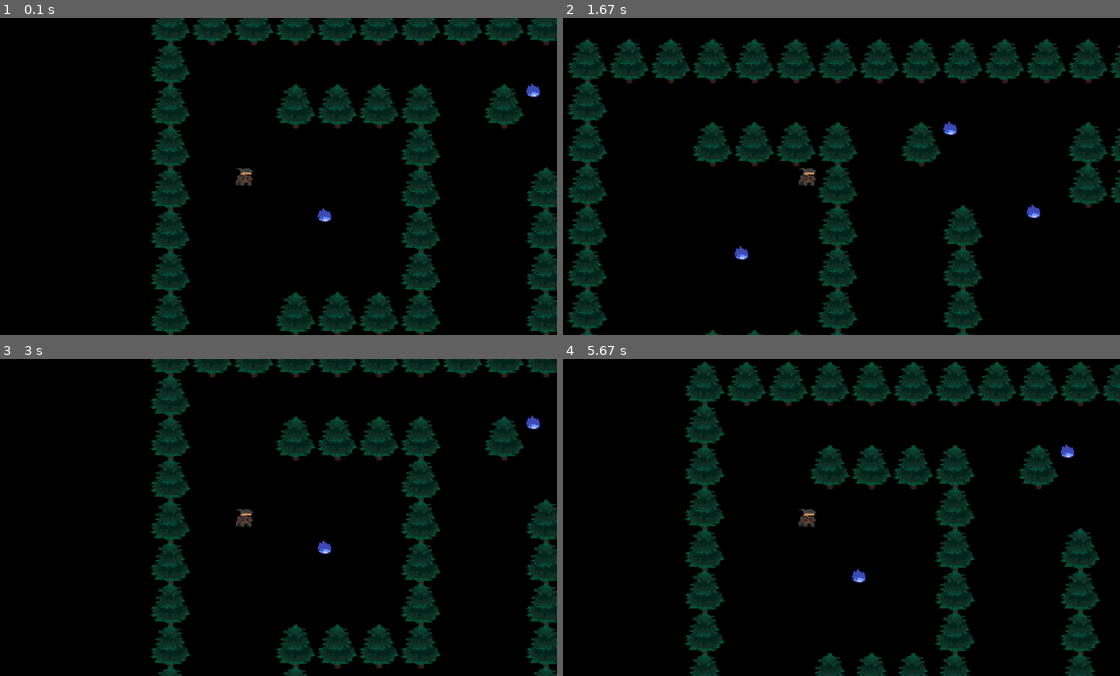
Above: before the commit, frames 1-4 (two rows, left to right).
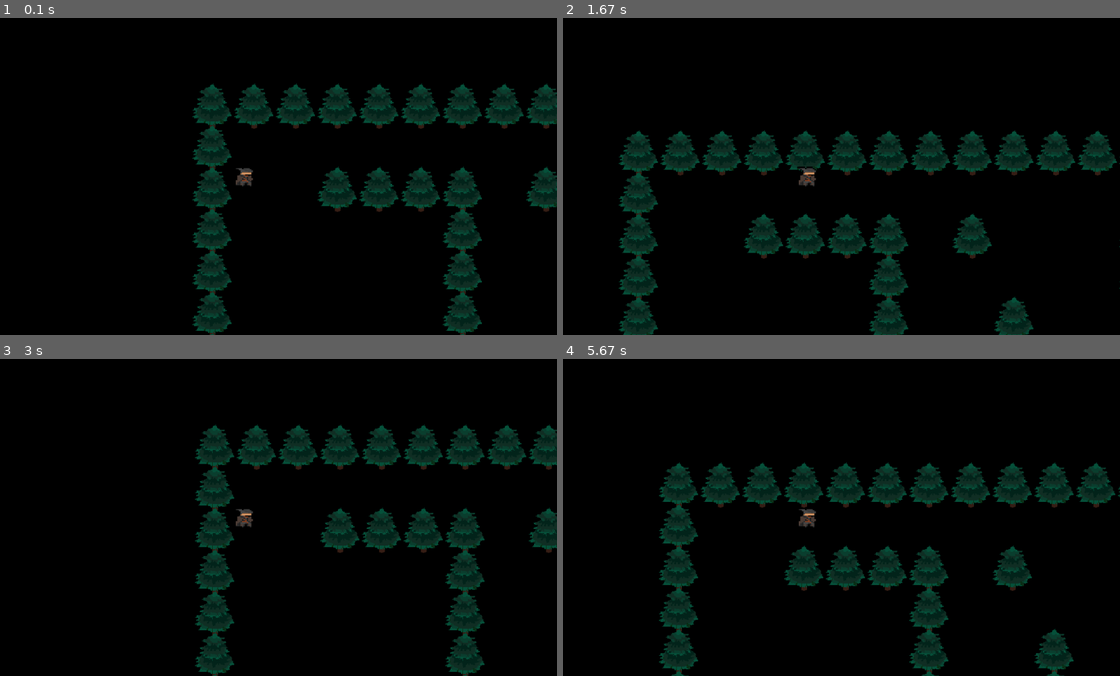
Above: after the commit, the same moments.

Repository: insper-classroom/devlife-23-1-projeto-pygame-luigi_ribolla
Game: pygame game, started from jogo.py
The game is run twice, just before and just after one commit, with the same random seed, the same clock (stepped at 60 frames per second) and the same inputs.
Inputs:
- Up to frame 1 (0.1 s): no input
- Up to frame 2 (1.67 s): hold D 0.33-0.8 s; hold W 0.83-1.13 s; hold D 1.17-1.63 s
- Up to frame 3 (3 s): hold A 1.67-2.2 s; hold S 2.23-2.53 s; hold A 2.57-2.97 s
- Up to frame 4 (5.67 s): hold W 3-3.37 s; hold D 3.4-4.03 s; hold S 4.07-4.43 s; hold A 4.47-4.93 s; hold D 4.97-5.43 s; hold W from 5.47 s (still down)

The runs differ from the first frame. In frame 1, 23% of the frame differs, in the area x 27-100%, y 0-100%; in frame 2, 29%; in frame 3, 24%; in frame 4, 29%, in the area x 17-100%, y 0-100%.

Commit message:
jogador interage com o cenario

Diff:
--- a/constantes.py
+++ b/constantes.py
@@ -6,9 +6,9 @@
 MAPA = [
 ['x','x','x','x','x','x','x','x','x','x','x','x','x','x','x','x','x','x','x','x'],
 ['x',' ',' ',' ',' ',' ',' ',' ',' ',' ',' ',' ',' ',' ',' ',' ',' ',' ',' ','x'],
-['x',' ',' ','x','x','x','x',' ','x','f',' ',' ','x','x',' ',' ',' ',' ',' ','x'],
+['x','h',' ','x','x','x','x',' ','x','f',' ',' ','x','x',' ',' ',' ',' ',' ','x'],
 ['x',' ',' ',' ',' ',' ','x',' ',' ',' ',' ',' ','x','x',' ',' ',' ',' ',' ','x'],
-['x',' ','h',' ',' ',' ','x',' ',' ','x',' ','f',' ',' ',' ',' ',' ',' ',' ','x'],
+['x',' ',' ',' ',' ',' ','x',' ',' ','x',' ','f',' ',' ',' ',' ',' ',' ',' ','x'],
 ['x',' ',' ',' ','f',' ','x',' ',' ','x',' ',' ',' ',' ',' ',' ',' ',' ',' ','x'],
 ['x',' ',' ',' ',' ',' ','x',' ',' ','x',' ',' ',' ',' ',' ','x',' ',' ',' ','x'],
 ['x',' ',' ','x','x','x','x',' ',' ','x',' ',' ',' ',' ','x',' ',' ',' ',' ','x'],
--- a/fire.py
+++ b/fire.py
@@ -1,9 +1,9 @@
-import pygame as pg
-from constantes import *
+# import pygame as pg
+# from constantes import *
 
-class Fire(pg.sprite.Sprite):
-    def __init__(self,posicao,grupos):
-        super().__init__(grupos)
-        fire = pg.image.load('docs/assets/img/fogo.png').convert_alpha()
-        self.image = pg.transform.scale(fire, (26,26)).convert_alpha()
-        self.rect = self.image.get_rect(topleft=posicao)
+# class Fire(pg.sprite.Sprite):
+#     def __init__(self,posicao,grupos):
+#         super().__init__(grupos)
+#         fire = pg.image.load('docs/assets/img/fogo.png').convert_alpha()
+#         self.image = pg.transform.scale(fire, (26,26)).convert_alpha()
+#         self.rect = self.image.get_rect(topleft=posicao)
--- a/hunter.py
+++ b/hunter.py
@@ -7,6 +7,7 @@
         hunter = pg.image.load('docs/assets/img/hunter.png').convert_alpha()
         self.image = pg.transform.scale(hunter, (38, 38))
         self.rect = self.image.get_rect(topleft = posicao)
+        self.hitbox = self.rect.inflate(0, -10)
 
         self.direcao = pg.math.Vector2() # vetor de direção
         self.vel = 5
@@ -33,26 +34,27 @@
         if self.direcao.magnitude() != 0: # se o vetor não for nulo
             self.direcao = self.direcao.normalize() # normaliza o vetor
 
-        self.rect.x += self.direcao.x * vel
+        self.hitbox.x += self.direcao.x * vel
         self.collision("x")
-        self.rect.y += self.direcao.y * vel
+        self.hitbox.y += self.direcao.y * vel
         self.collision("y")
+        self.rect.center = self.hitbox.center
 
     def collision(self, direcao):
         if direcao == "x":
             for objeto in self.objetos:
-                if objeto.rect.colliderect(self.rect):
+                if objeto.hitbox.colliderect(self.hitbox):
                     if self.direcao.x > 0: # se estiver indo para a direita
-                        self.rect.right = objeto.rect.left
+                        self.hitbox.right = objeto.hitbox.left
                     elif self.direcao.x < 0: # se estiver indo para a esquerda
-                        self.rect.left = objeto.rect.right
+                        self.hitbox.left = objeto.hitbox.right
         if direcao == "y":
             for objeto in self.objetos:
-                if objeto.rect.colliderect(self.rect):
+                if objeto.hitbox.colliderect(self.hitbox):
                     if self.direcao.y > 0: # se estiver indo para baixo
-                        self.rect.bottom = objeto.rect.top
+                        self.hitbox.bottom = objeto.hitbox.top
                     elif self.direcao.y < 0: # se estiver indo para cima
-                        self.rect.top = objeto.rect.bottom
+                        self.hitbox.top = objeto.hitbox.bottom
 
     def desenha(self):
         self.input()
--- a/level.py
+++ b/level.py
@@ -3,7 +3,7 @@
 from constantes import *
 from tile import Tile
 from hunter import Hunter
-from fire import Fire
+# from fire import Fire
 
 class Level:
     def __init__(self):
@@ -26,8 +26,7 @@
                     Tile((x, y), [self.sprites, self.objetos])
                 if coluna == 'h':
                     self.hunter = Hunter((x, y), [self.sprites], self.objetos)
-                if coluna == 'f':
-                    self.fogo = Fire((x, y), [self.sprites, self.objetos])
+
 
     def desenha(self):
         self.sprites.custom_draw(self.hunter)
@@ -49,6 +48,6 @@
         self.offset.x = player.rect.centerx - self.half_width
         self.offset.y = player.rect.centery - self.half_height
 
-        for sprite in self.sprites():
+        for sprite in sorted(self.sprites(), key = lambda sprite: sprite.rect.centery):
             offset_pos = sprite.rect.topleft - self.offset
             self.window.blit(sprite.image, offset_pos)
--- a/tile.py
+++ b/tile.py
@@ -9,3 +9,4 @@
         image = pg.image.load('docs/assets/img/rock.png').convert_alpha()
         self.image = pg.transform.scale(image, (75, 87)).convert_alpha()
         self.rect = self.image.get_rect(topleft=posicao)
+        self.hitbox = self.rect.inflate(0, -30)
